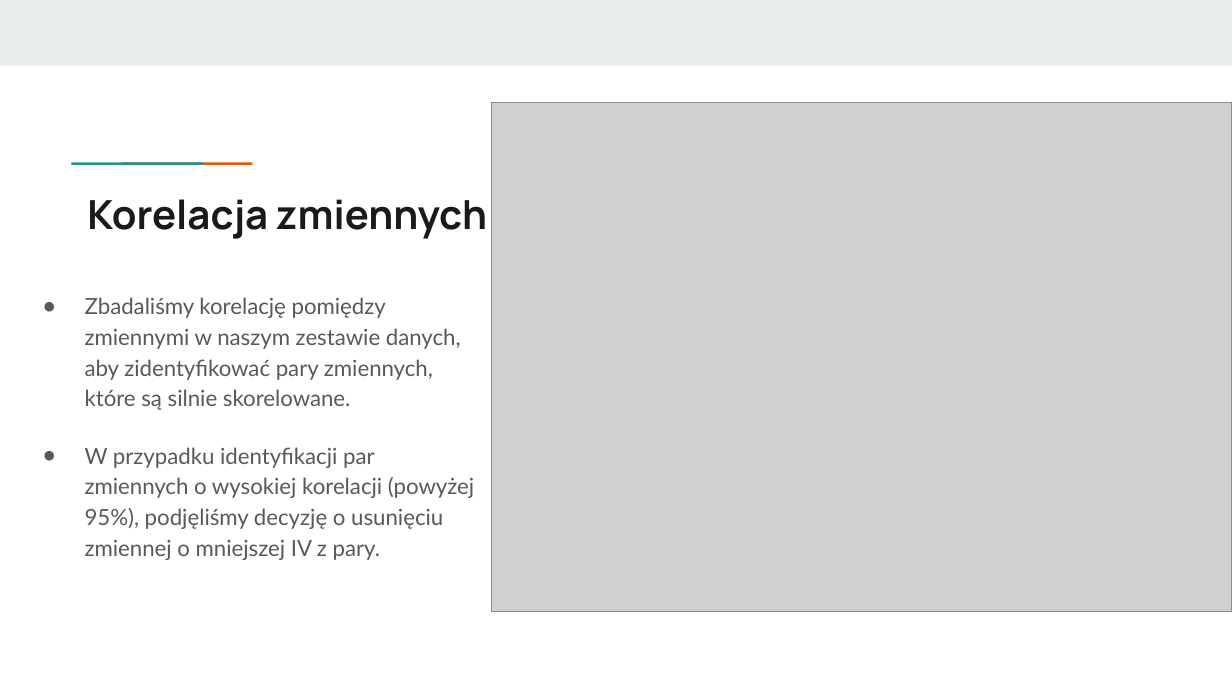
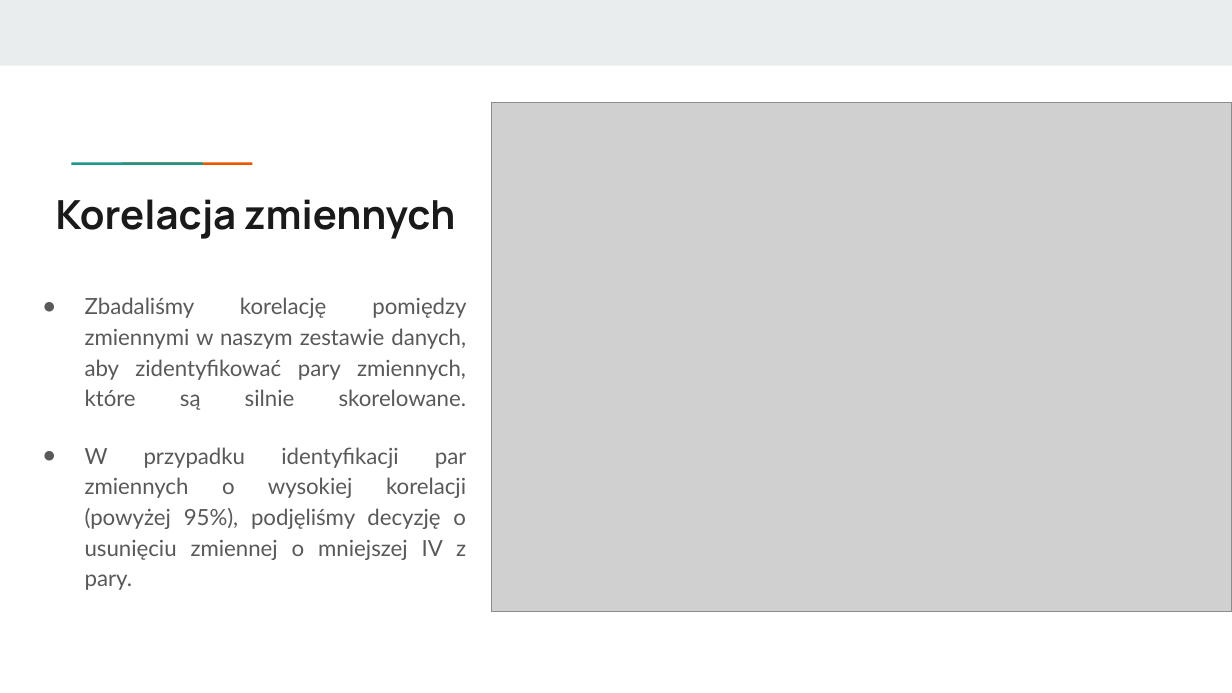
Before and after one commit to wojtek2288/interpretowalnosc, a slide deck: slide 6 of Analiza i budowa modelu predykcyjnego w oparciu o dane finansowe oraz wskaźniki finansowe.pptx. Drawn at 1232x693 pixels with LibreOffice and Linux fonts; fonts in the diff are those of the drawing; grey boxes stand for pictures. Boxes give left, top, right and bottom in pixels: in the first picture for what was removed or moved away, otherwise in the second. Text is boxed around its words. In the diff, an @@ line names an element or a change of style, - is before the commit and + after.

```diff
--- a/Analiza i budowa modelu predykcyjnego w oparciu o dane finansowe oraz wskaźniki finansowe.pptx
+++ b/Analiza i budowa modelu predykcyjnego w oparciu o dane finansowe oraz wskaźniki finansowe.pptx
@@ title "Korelacja zmiennych": place and size @@
-title "Korelacja zmiennych" at box(87, 199, 487, 239)
+title "Korelacja zmiennych" at box(56, 199, 455, 239)
@@ text "Zbadaliśmy korelację pomiędzy zmiennymi w ..." at box(85, 297, 467, 590): alignment left to justified @@
```
Also in this commit, not shown: 9 other slides changed, 2 other files.
